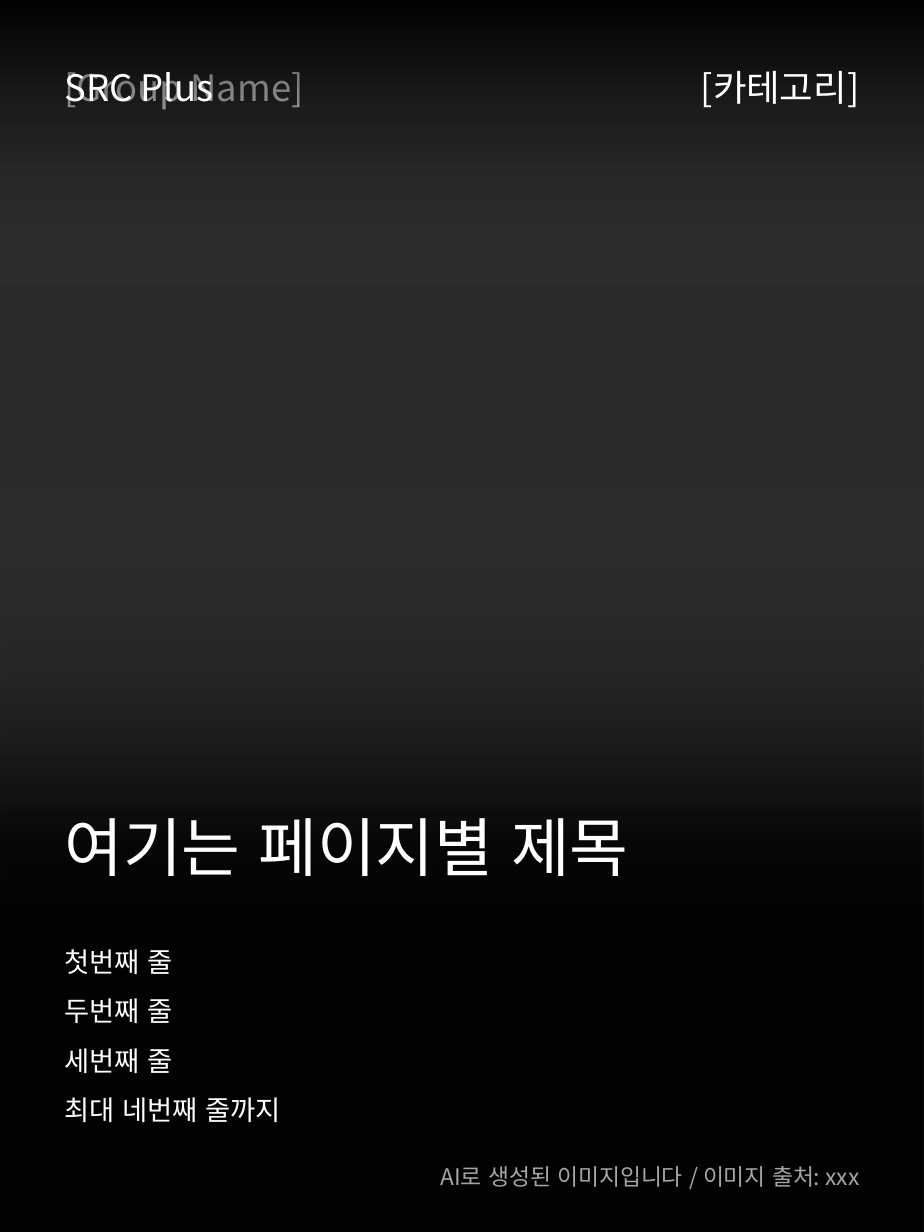
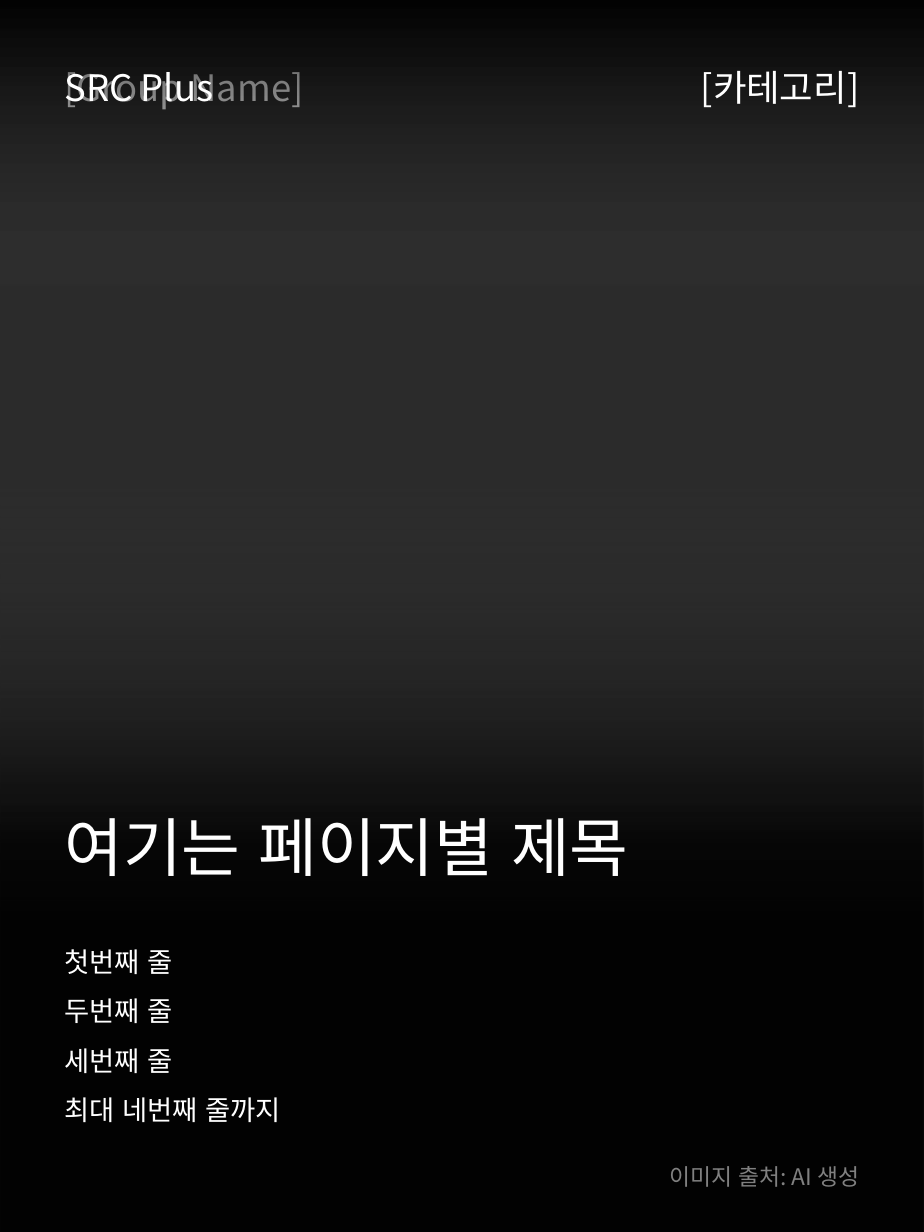
Before and after one commit to JBChoi-01/SRC_Plus, a slide deck: slide 2 of cardnews-template.pptx. Drawn at 924x1232 pixels with LibreOffice and Linux fonts; fonts in the diff are those of the drawing; background and template pictures are left out; a plain dark background stands for a picture behind light text. Boxes give left, top, right and bottom in pixels: in the first picture for what was removed or moved away, otherwise in the second. Text is boxed around its words. In the diff, an @@ line names an element or a change of style, - is before the commit and + after.

```diff
--- a/cardnews-template.pptx
+++ b/cardnews-template.pptx
@@ text at <box>670,1166,859,1187</box>: text changed; text colour #A6A6A6 to #808080 @@
-AI로 생성된 이미지입니다 / 이미지 출처: xxx
+이미지 출처: AI 생성
```
Also in this commit, not shown: 2 other slides changed.
